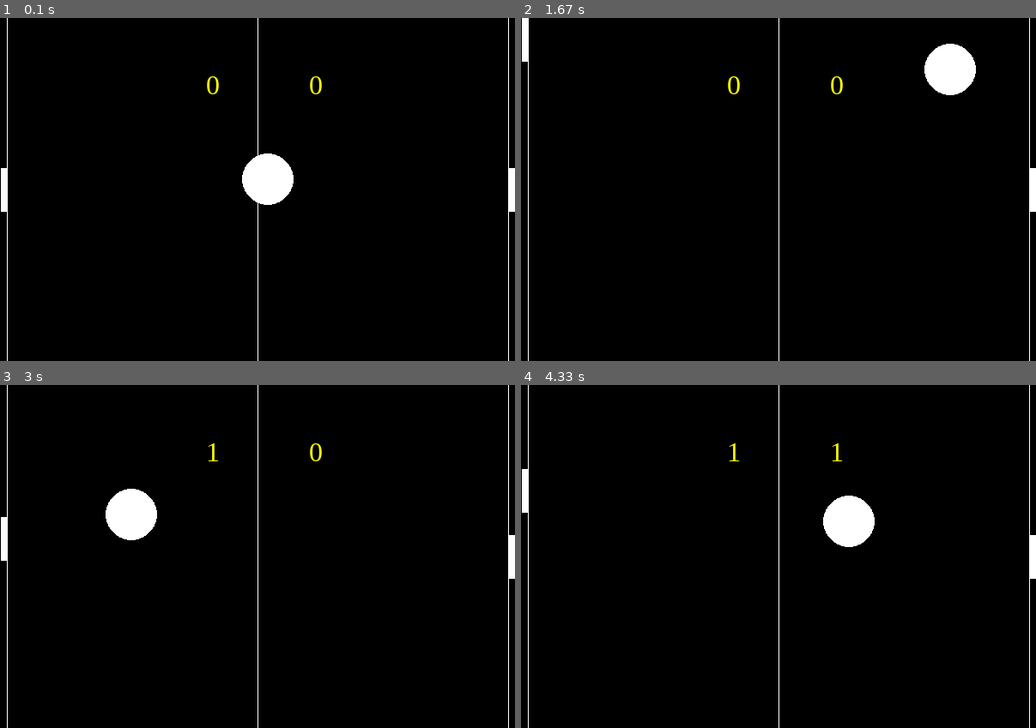
Above: before the commit, frames 1-4 (two rows, left to right).
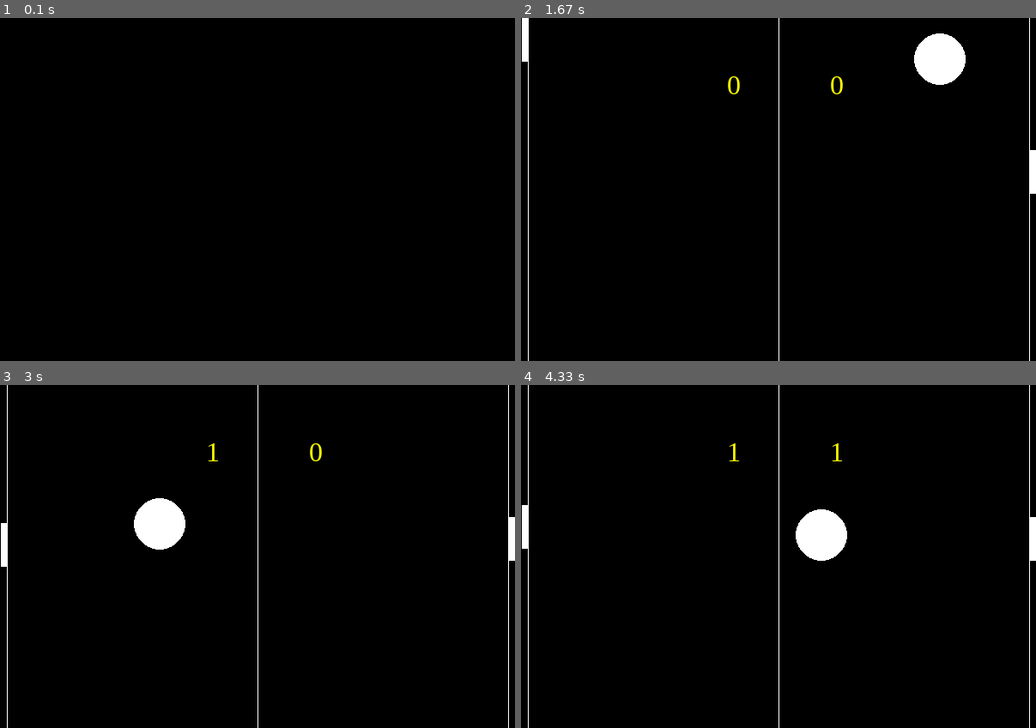
Above: after the commit, the same moments.

Repository: notsoseamless/python_games
Game: pygame game, started from pong_pg.py
The game is run twice, just before and just after one commit, with the same random seed, the same clock (stepped at 60 frames per second) and the same inputs.
Inputs:
- Up to frame 1 (0.1 s): no input
- Up to frame 2 (1.67 s): hold L 0.33-0.8 s; hold W 0.33-0.8 s; hold P 0.83-1.3 s; hold W 0.83-1.3 s
- Up to frame 3 (3 s): hold S 1.83-2.3 s; hold W 2.33-2.7 s; hold S from 2.73 s (still down)
- Up to frame 4 (4.33 s): release S at 3.1 s; hold W 3.13-3.43 s; hold S 3.47-3.77 s; hold W 3.8-4.17 s; hold S from 4.2 s (still down)

The runs differ from the first frame. In frame 1, 2.1% of the frame differs, in the area x 0-100%, y 0-100%; in frame 2, 0.9%; in frame 3, 1.8%; in frame 4, 2.0%.

Commit message:
development

Diff:
--- a/pong_pg.py
+++ b/pong_pg.py
@@ -31,11 +31,10 @@
 HALF_PAD_HEIGHT = PAD_HEIGHT / 2
 LEFT = False
 RIGHT = True
-LK_UP = 119
-LK_DOWN = 115
-RK_UP = 273
-RK_DOWN = 274
-
+LK_UP = 119    # w
+LK_DOWN = 115  # s
+RK_UP = "273"    #
+RK_DOWN = 274  #
 
 # initializations
 pygame.init()
@@ -96,6 +95,8 @@
     ''' spawns the ball in the middle of the table and assigns the ball a velocity '''
     global ball_pos, ball_vel # these are vectors stored as lists
 
+    pygame.time.delay(100)
+
     # initialize ball_pos and ball_vel for new ball in middle of table
     ball_pos = [WIDTH / 2, HEIGHT / 2]
 
@@ -225,13 +226,13 @@
     ''' handler for keydown events '''
     global paddle1_vel, paddle2_vel
     velocity = 7
-    if key == LK_UP:
+    if key == K_w:
         paddle1_vel = -velocity
-    elif key == LK_DOWN:
+    elif key == K_s:
         paddle1_vel = velocity
-    elif key == RK_UP:
+    elif key == K_p:
         paddle2_vel = -velocity
-    elif key == RK_DOWN:
+    elif key == K_l:
         paddle2_vel = velocity
 
 
@@ -240,13 +241,13 @@
 def keyup(key):
     ''' handler for keyup events '''
     global paddle1_vel, paddle2_vel
-    if key == LK_UP:
+    if key == K_w:
         paddle1_vel = 0
-    elif key == LK_DOWN:
+    elif key == K_s:
         paddle1_vel = 0
-    elif key == RK_UP:
+    elif key == K_p:
         paddle2_vel = 0
-    elif key == RK_DOWN:
+    elif key == K_l:
         paddle2_vel = 0
 
 
